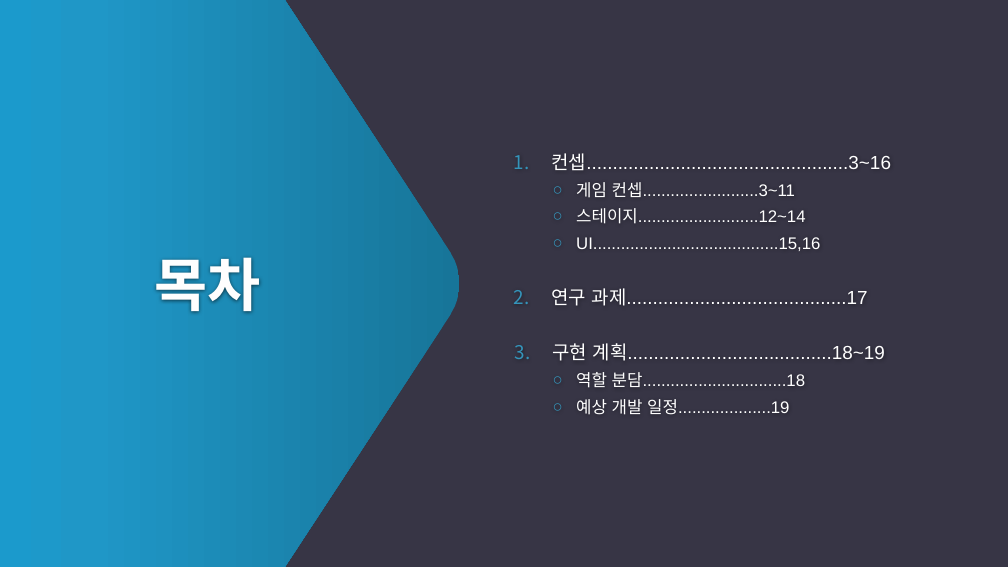
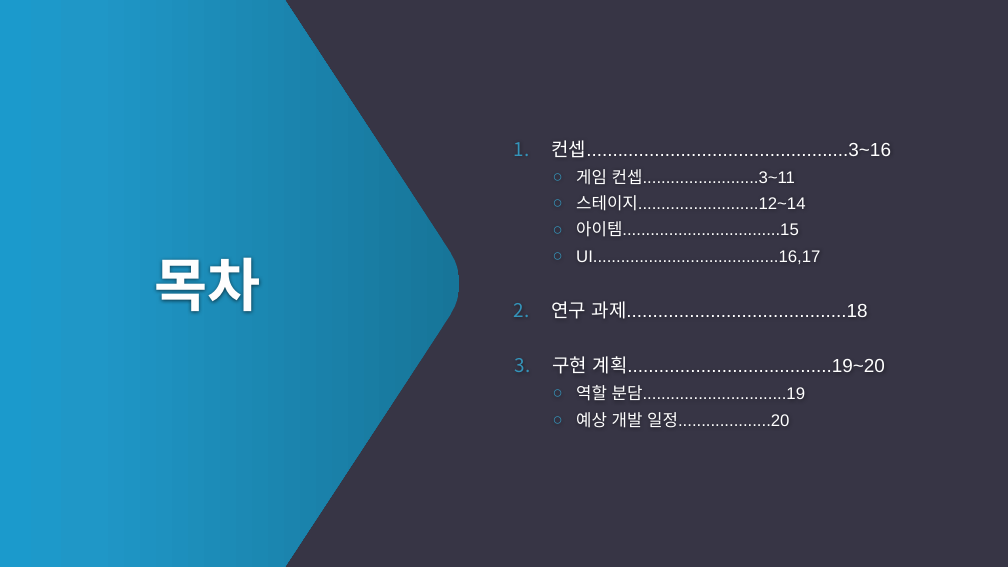
Before and after one commit to GogleEarth/Pills-Fighter, a slide deck: slide 2 of design/알약전사_발표ppt.pptx. Drawn at 1008x567 pixels with LibreOffice and Linux fonts; fonts in the diff are those of the drawing. Boxes give left, top, right and bottom in pixels: in the first picture for what was removed or moved away, otherwise in the second. Text is boxed around its words. In the diff, an @@ line names an element or a change of style, - is before the commit and + after.

Commit message:
ppt 최종 점검 수정

```diff
--- a/design/알약전사_발표ppt.pptx
+++ b/design/알약전사_발표ppt.pptx
@@ text at box(552, 221, 885, 428): text changed @@
-  ○ UI........................................15,16
-2. 연구 과제..........................................17
-3. 구현 계획.......................................18~19
-  ○ 역할 분담...............................18
-  ○ 예상 개발 일정....................19
+  ○ 아이템..................................15
+  ○ UI........................................16,17
+2. 연구 과제..........................................18
+3. 구현 계획.......................................19~20
+  ○ 역할 분담...............................19
+  ○ 예상 개발 일정....................20
```
Also in this commit, not shown: 1 other file.
